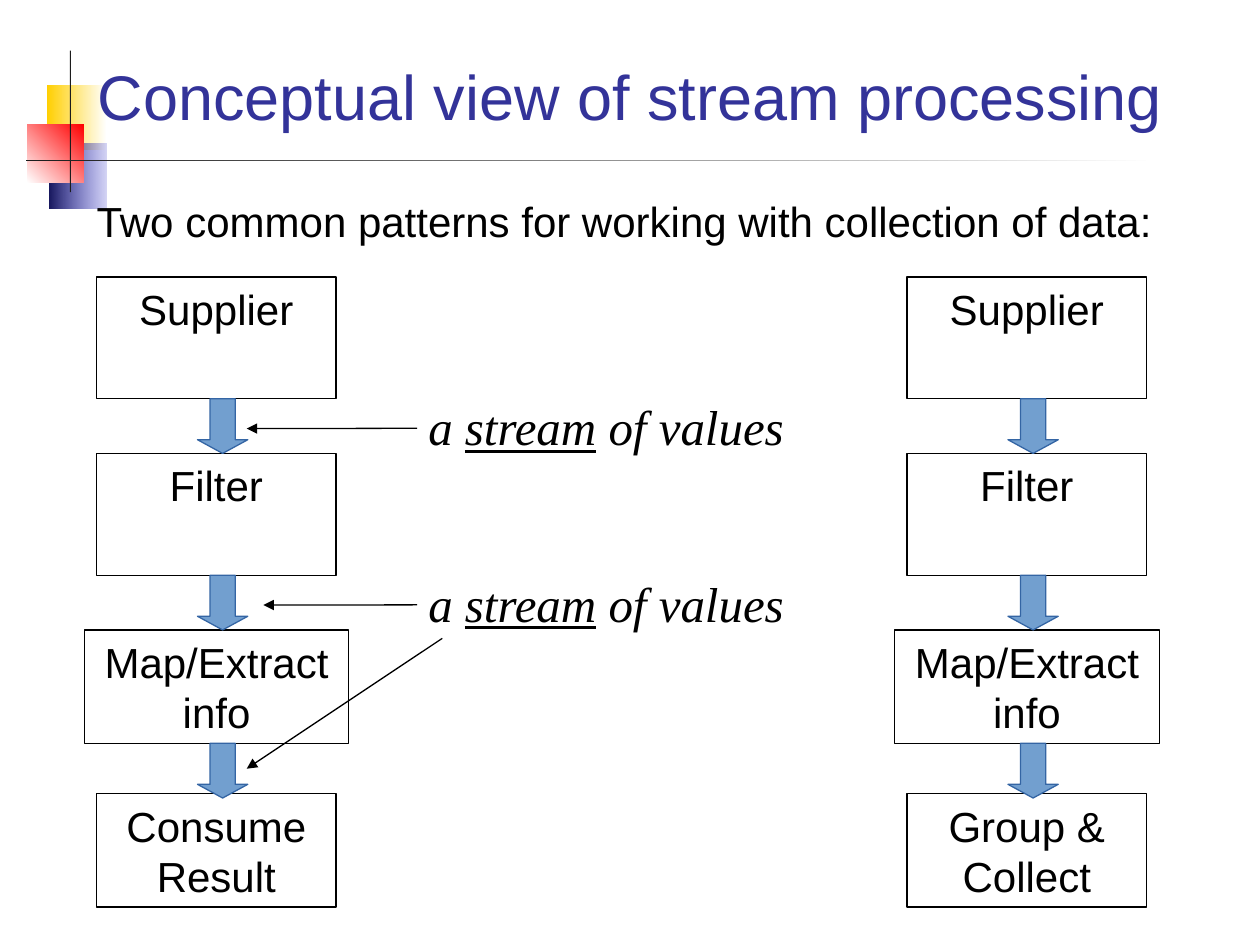
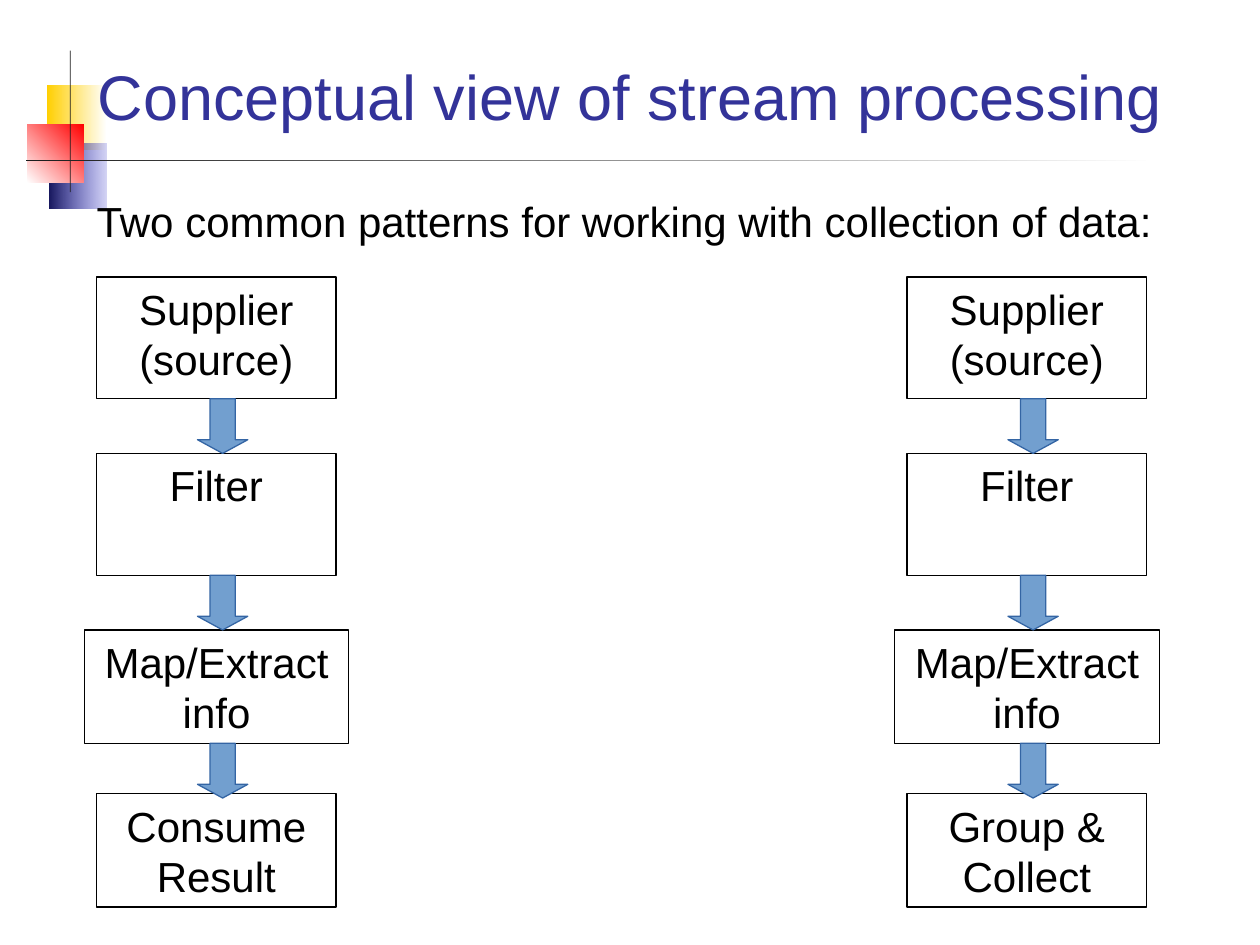
Before and after one commit to skeoop/skeoop.github.io, a slide deck: slide 2 of java8/Streams.ppt. Drawn at 1260x945 pixels with LibreOffice and Linux fonts; fonts in the diff are those of the drawing. Boxes give left, top, right and bottom in pixels: in the first picture for what was removed or moved away, otherwise in the second. Text is boxed around its words. In the diff, an @@ line names an element or a change of style, - is before the commit and + after.

```diff
--- a/java8/Streams.ppt
+++ b/java8/Streams.ppt
@@ text in rectangle at [139,344,293,384]: paragraph added @@
+(source)
@@ text in rectangle at [950,344,1104,384]: paragraph added @@
+(source)
@@ text removed at [428,410,784,455] @@
-a stream of values
@@ arrow removed from (417, 428) to (247, 428) @@
@@ text removed at [428,587,784,631] @@
-a stream of values
@@ arrow removed from (417, 605) to (263, 605) @@
@@ arrow removed from (442, 639) to (247, 769) @@
```
Also in this commit, not shown: 9 other slides changed, 12 slides added, 1 slide removed, 2 other files.
